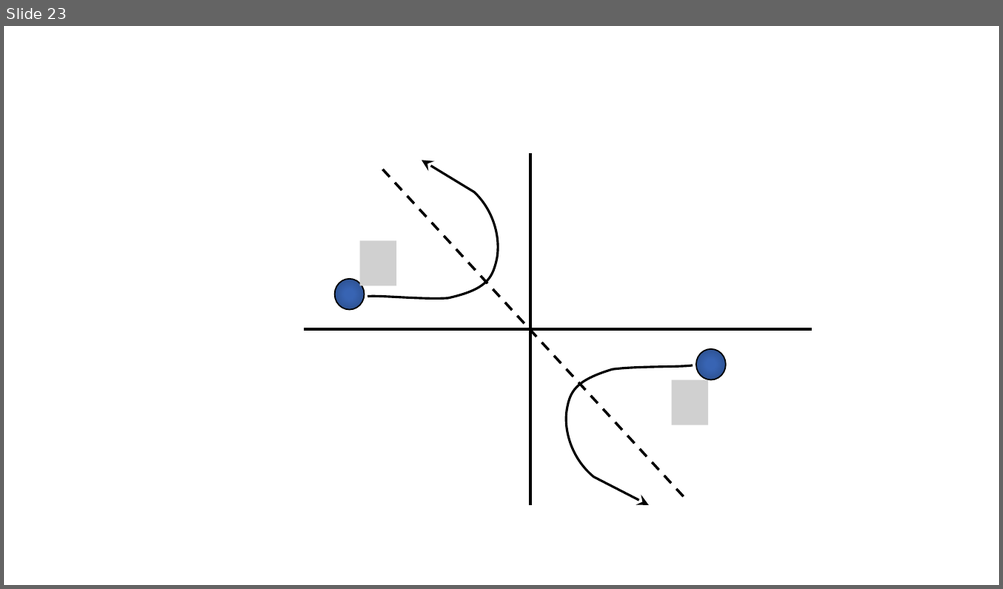
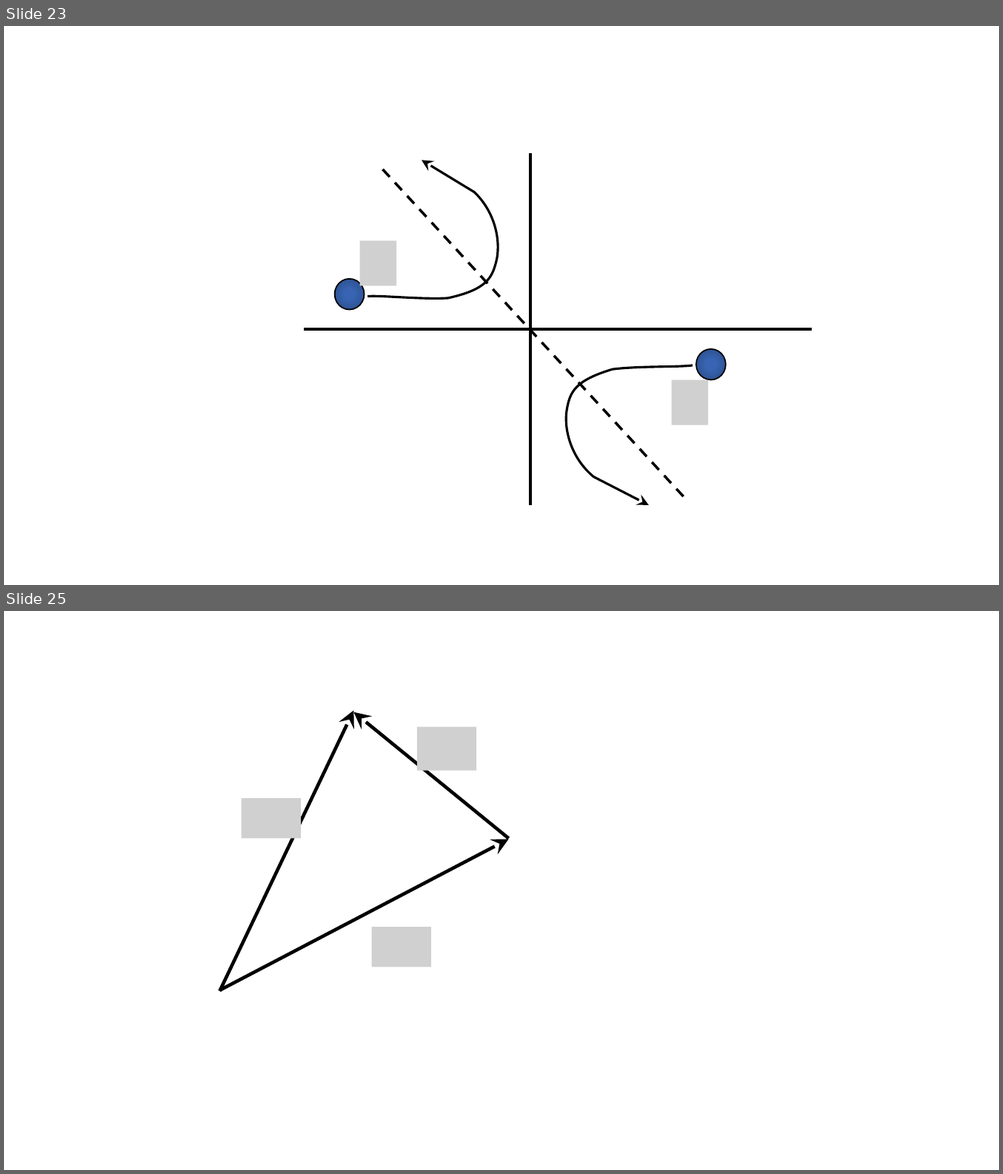
Before and after one commit to savchenko-physics/savchenko-physics.github.io, a slide deck: volunteer/Drawings.pptx. Shown one above the other, each under a label of ours: slide 23 before the commit, slides 23 and 25 after it; the slides between them are not shown. The pictures are 1003x589 and 1003x1174 pixels, drawn with LibreOffice and Linux fonts; fonts in the diff are those of the drawing; grey boxes stand for pictures. Boxes give left, top, right and bottom in pixels: in the first picture for what was removed or moved away, otherwise in the second. Text is boxed around its words. In the diff, an @@ line names an element or a change of style, - is before the commit and + after.

```diff
--- a/volunteer/Drawings.pptx
+++ b/volunteer/Drawings.pptx
@@ slide 25 added at bbox=[4, 611, 999, 1170], background #FFFFFF @@
@@ arrow added from (219, 991) to (354, 710), #000000 3.25 pt @@
@@ arrow added from (509, 839) to (354, 712), #000000 3.25 pt @@
@@ picture added at bbox=[418, 726, 477, 771] @@
@@ picture added at bbox=[242, 798, 301, 839] @@
@@ arrow added from (219, 991) to (509, 840), #000000 3.25 pt @@
@@ picture added at bbox=[372, 927, 432, 968] @@
```
Also in this commit, not shown: 1 other slide added, 3 slides removed, 10 other files.
